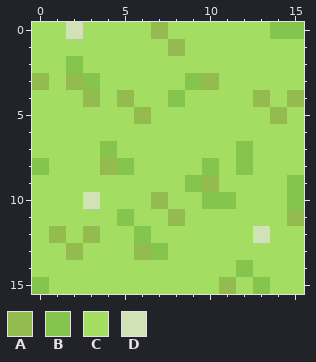
Edited in one commit: pixel-art sprite (assets/tiles/grass.png). The picture above was drawn from the file before the commit.
The file is 16x16 pixels.
Palette (. is transparent): A #94bb4f  B #85c54e  C #a3de62  D #d2e2b7
Pixels before, first column x 0:
 0 CCDCCCCACCCCCCBB
 1 CCCCCCCCACCCCCCC
 2 CCBCCCCCCCCCCCCC
 3 ACABCCCCCBACCCCC
 4 CCCACACCBCCCCACA
 5 CCCCCCACCCCCCCAC
 6 CCCCCCCCCCCCCCCC
 7 CCCCBCCCCCCCBCCC
 8 BCCCABCCCCBCBCCC
 9 CCCCCCCCCBACCCCB
10 CCCDCCCACCBBCCCB
11 CCCCCBCCACCCCCCA
12 CACACCBCCCCCCDCC
13 CCACCCABCCCCCCCC
14 CCCCCCCCCCCCBCCC
15 BCCCCCCCCCCACBCC
After the commit:
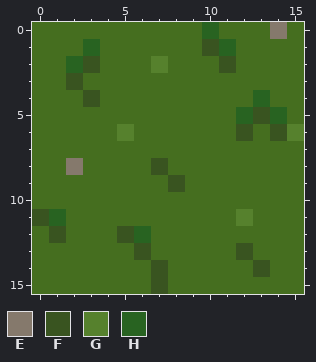
Colours new in this view: E #85796c  F #395420  G #56812d  H #286321
Commit: Changed all grass textures
The edit:
colour C: #a3de62 -> #456e1f
y 0: x 2 D -> C; x 7 A -> C; x 10 C -> H; x 14..15 BB -> EC
y 1: x 3 C -> H; x 8 A -> C; x 10..11 CC -> FH
y 2: x 2..3 BC -> HF; x 7 C -> G; x 11 C -> F
y 3: x 0 A -> C; x 2..3 AB -> FC; x 9..10 BA -> CC
y 4: x 3 A -> F; x 5 A -> C; x 8 B -> C; x 13 A -> H; x 15 A -> C
y 5: x 6 A -> C; x 12..14 CCA -> HFH
y 6: x 5 C -> G; x 12 C -> F; x 14..15 CC -> FG
y 7: x 4 B -> C; x 12 B -> C
y 8: x 0 B -> C; x 2 C -> E; x 4..5 AB -> CC; x 7 C -> F; x 10 B -> C; x 12 B -> C
y 9: x 8..10 CBA -> FCC; x 15 B -> C
y 10: x 3 D -> C; x 7 A -> C; x 10..11 BB -> CC; x 15 B -> C
y 11: x 0..1 CC -> FH; x 5 B -> C; x 8 A -> C; x 12 C -> G; x 15 A -> C
y 12: x 1 A -> F; x 3 A -> C; x 5..6 CB -> FH; x 13 D -> C
y 13: x 2 A -> C; x 6..7 AB -> FC; x 12 C -> F
y 14: x 7 C -> F; x 12..13 BC -> CF
y 15: x 0 B -> C; x 7 C -> F; x 11 A -> C; x 13 B -> C
Boxes around the changes in both pictures, in picture pixels (x1, y1, x2, y2):
changed: (32, 22, 304, 294)
